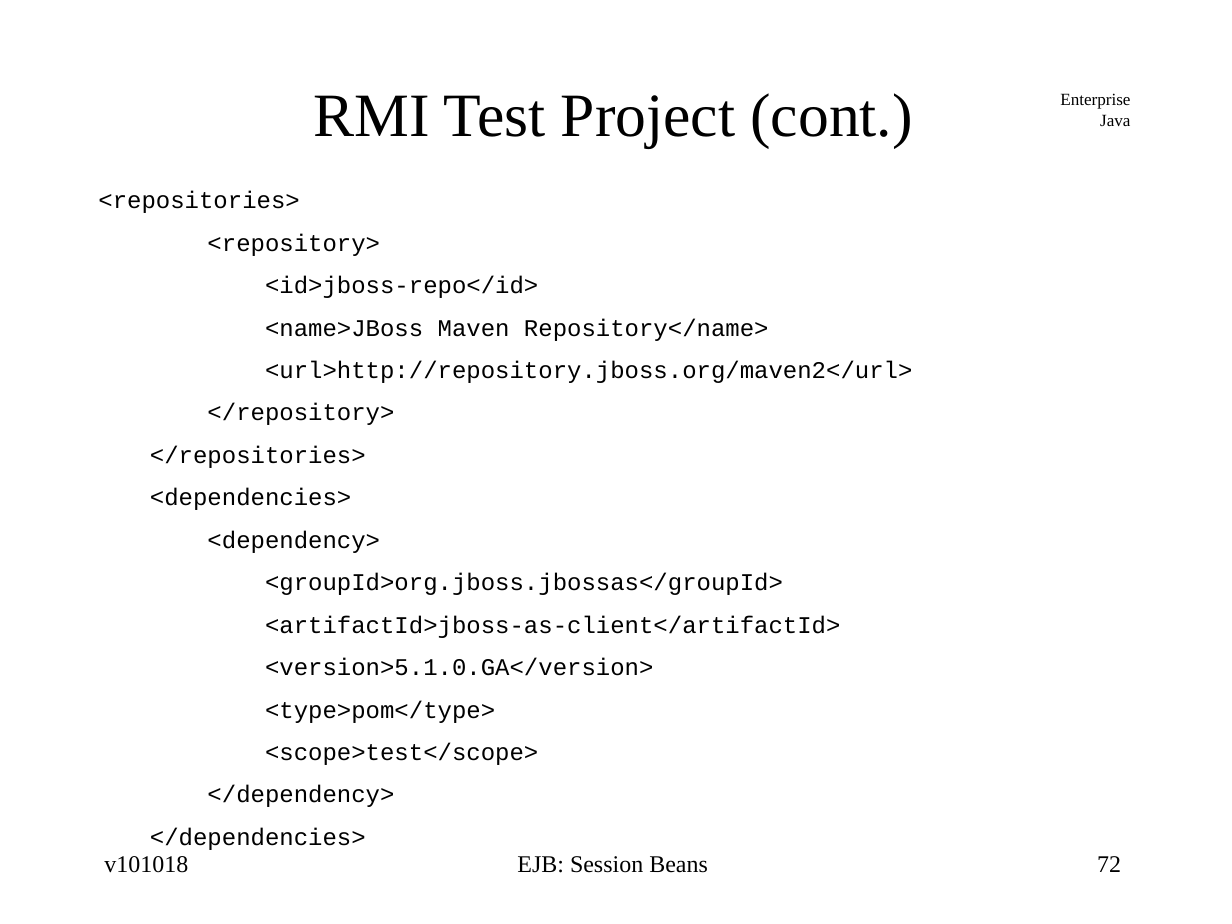
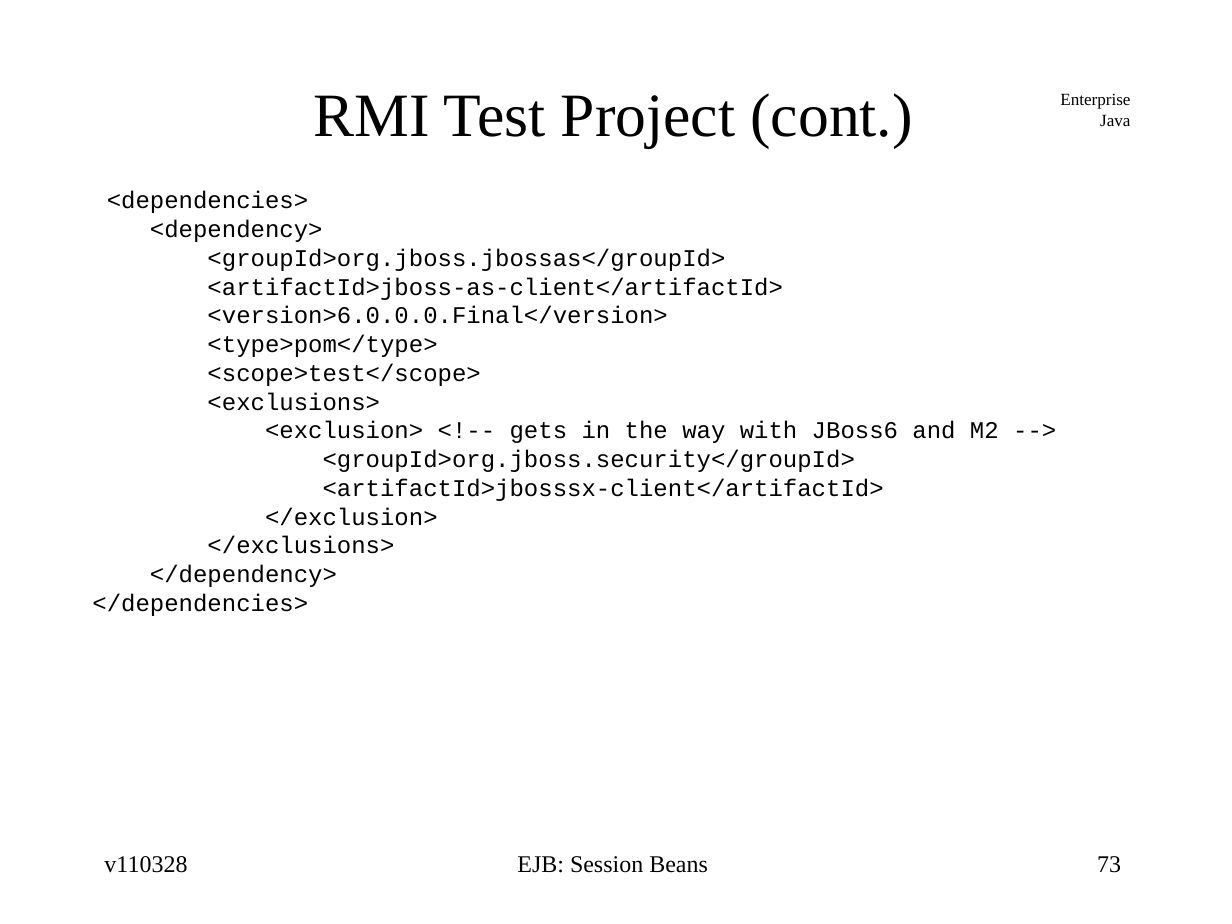
Before and after one commit to jcstaff/ejava-javaee, a slide deck: slide 73 of ejbsessionBank/src/site/resources/lectures/ejbSession.ppt (slide 72 before the commit). Drawn at 1232x924 pixels with LibreOffice and Linux fonts; fonts in the diff are those of the drawing. Boxes give left, top, right and bottom in pixels: in the first picture for what was removed or moved away, otherwise in the second. Text is boxed around its words. In the diff, an @@ line names an element or a change of style, - is before the commit and + after.

```diff
--- a/ejbsessionBank/src/site/resources/lectures/ejbSession.ppt
+++ b/ejbsessionBank/src/site/resources/lectures/ejbSession.ppt
@@ text at <box>92,191,782,616</box>: less space between paragraphs @@
@@ text at <box>98,191,912,468</box>: paragraphs removed @@
-<repositories>
-<repository>
-<id>jboss-repo</id>
-<name>JBoss Maven Repository</name>
-<url>http://repository.jboss.org/maven2</url>
-</repository>
-</repositories>
@@ text at <box>207,306,667,324</box>: text changed @@
-<version>5.1.0.GA</version>
+<version>6.0.0.0.Final</version>
@@ text at <box>207,392,999,554</box>: paragraphs added @@
+<exclusions>
+<exclusion> <!-- gets in the way with JBoss6 and M2 -->
+<groupId>org.jboss.security</groupId>
+<artifactId>jbosssx-client</artifactId>
+</exclusion>
+</exclusions>
@@ text at <box>104,856,187,873</box>: text changed @@
-v101018
+v110328
@@ page number at <box>1097,856,1121,873</box>: text changed @@
-72
+73
```
Also in this commit, not shown: 74 other slides changed, 2 slides added, 1 slide removed, 2 other files.
